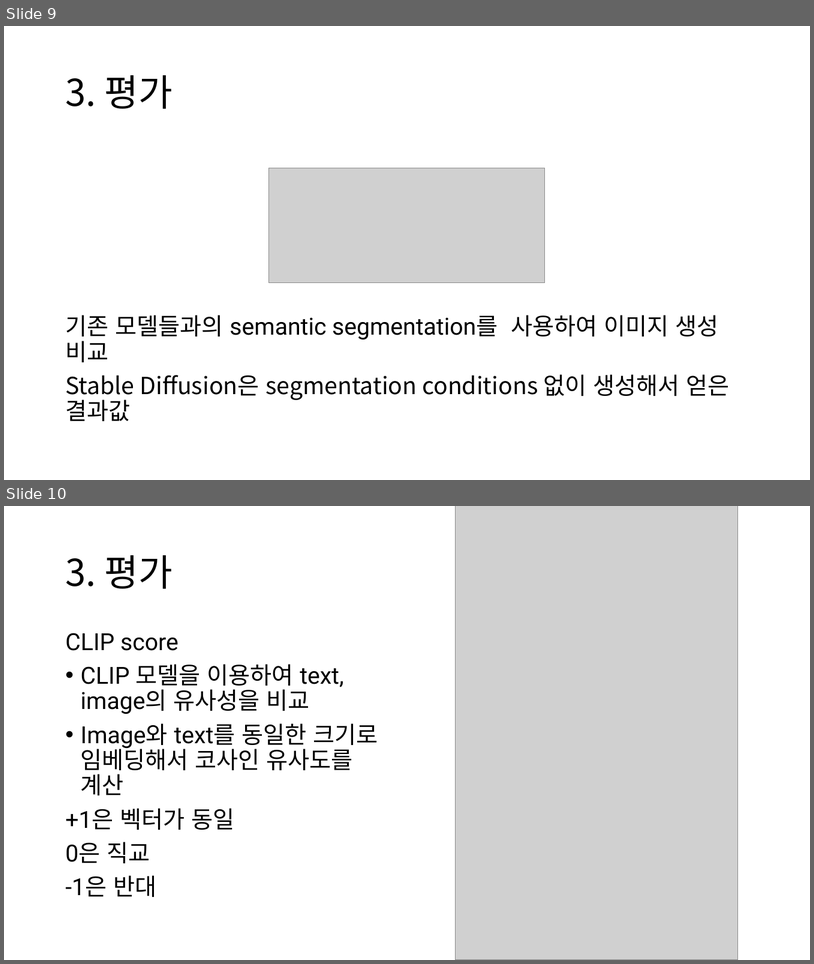
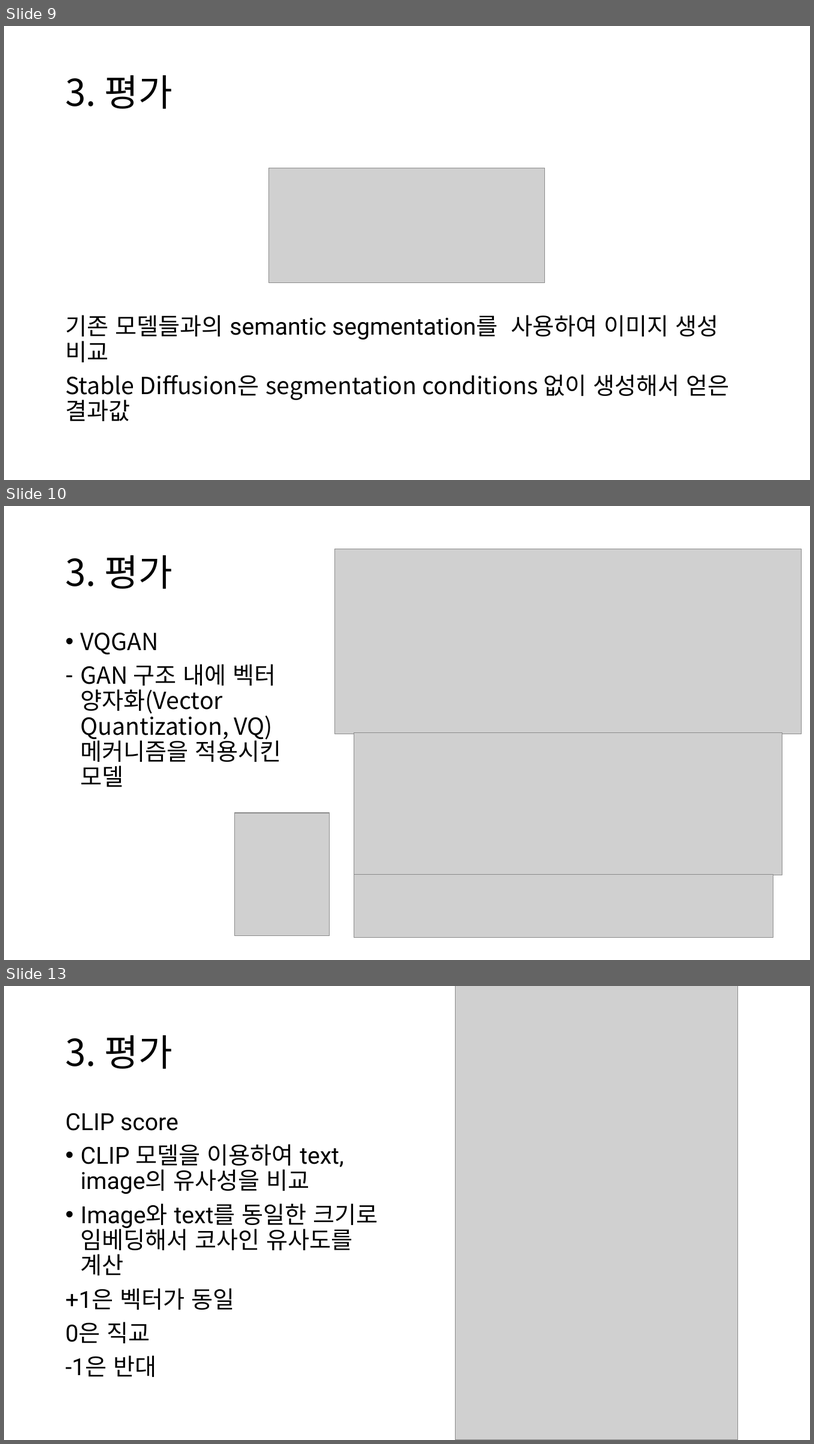
Before and after one commit to chroion/paper-review, a slide deck: Adding Conditional Control to Text-to-Image Diffusion Models/Adding Conditional Control to Text-to-Image Diffusion Models.pptx. Shown one above the other, each under a label of ours: slides 9 and 10 before the commit, slides 9, 10 and 13 after it; the slides between them are not shown. The pictures are 814x964 and 814x1444 pixels, drawn with LibreOffice and Linux fonts; fonts in the diff are those of the drawing; grey boxes stand for pictures. Boxes give left, top, right and bottom in pixels: in the first picture for what was removed or moved away, otherwise in the second. Text is boxed around its words. In the diff, an @@ line names an element or a change of style, - is before the commit and + after.

```diff
--- a/Adding Conditional Control to Text-to-Image Diffusion Models/Adding Conditional Control to Text-to-Image Diffusion Models.pptx
+++ b/Adding Conditional Control to Text-to-Image Diffusion Models/Adding Conditional Control to Text-to-Image Diffusion Models.pptx
@@ slide 10 added at [4,506,810,960], background #FFFFFF @@
@@ title added at [65,555,173,589], 44 pt, text #000000 @@
+3. 평가
@@ picture added at [335,549,802,733] @@
@@ text added at [81,632,282,787], 28 pt, text #000000 @@
+• VQGAN
+– GAN 구조 내에 벡터 양자화(Vector Quantization, VQ) 메커니즘을 적용시킨 모델
@@ picture added at [354,733,783,875] @@
@@ picture added at [235,813,330,936] @@
@@ picture added at [354,874,773,937] @@
@@ what was slide 10 is now slide 13 @@
```
Also in this commit, not shown: 2 other slides added, 2 other files.
